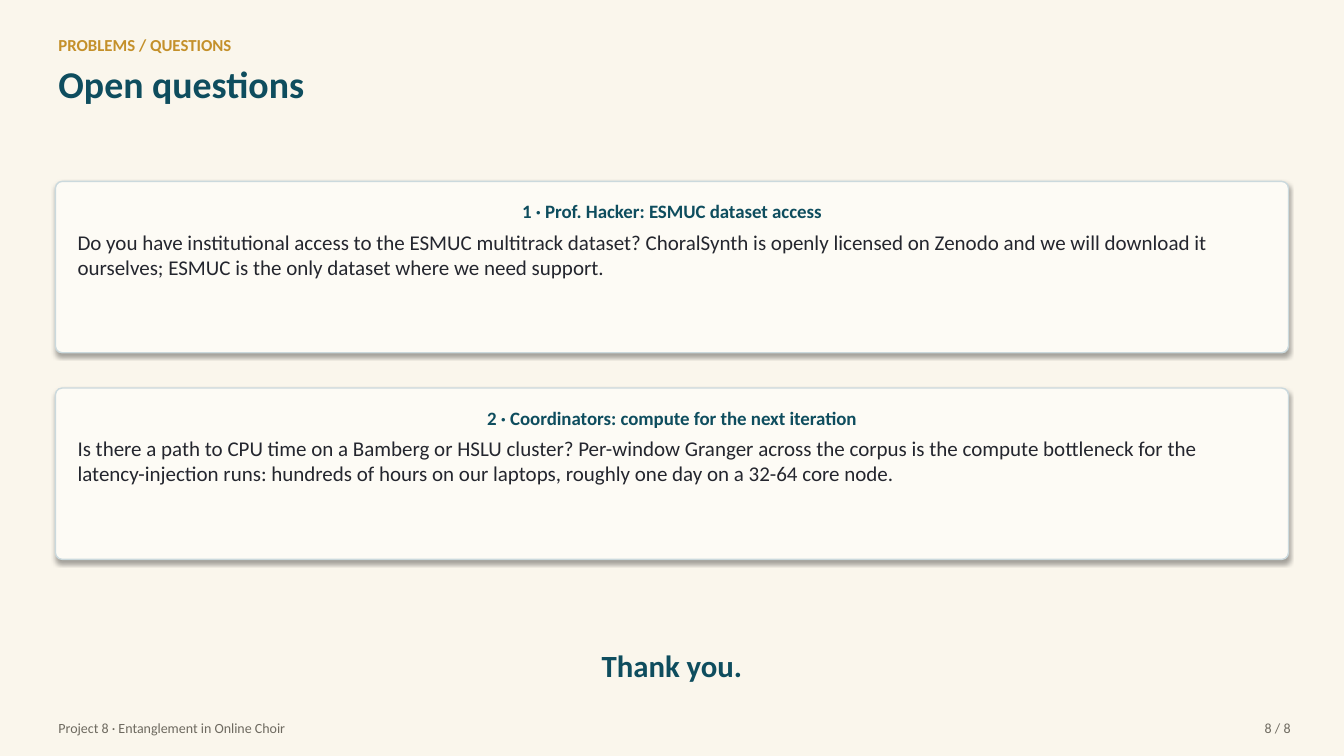
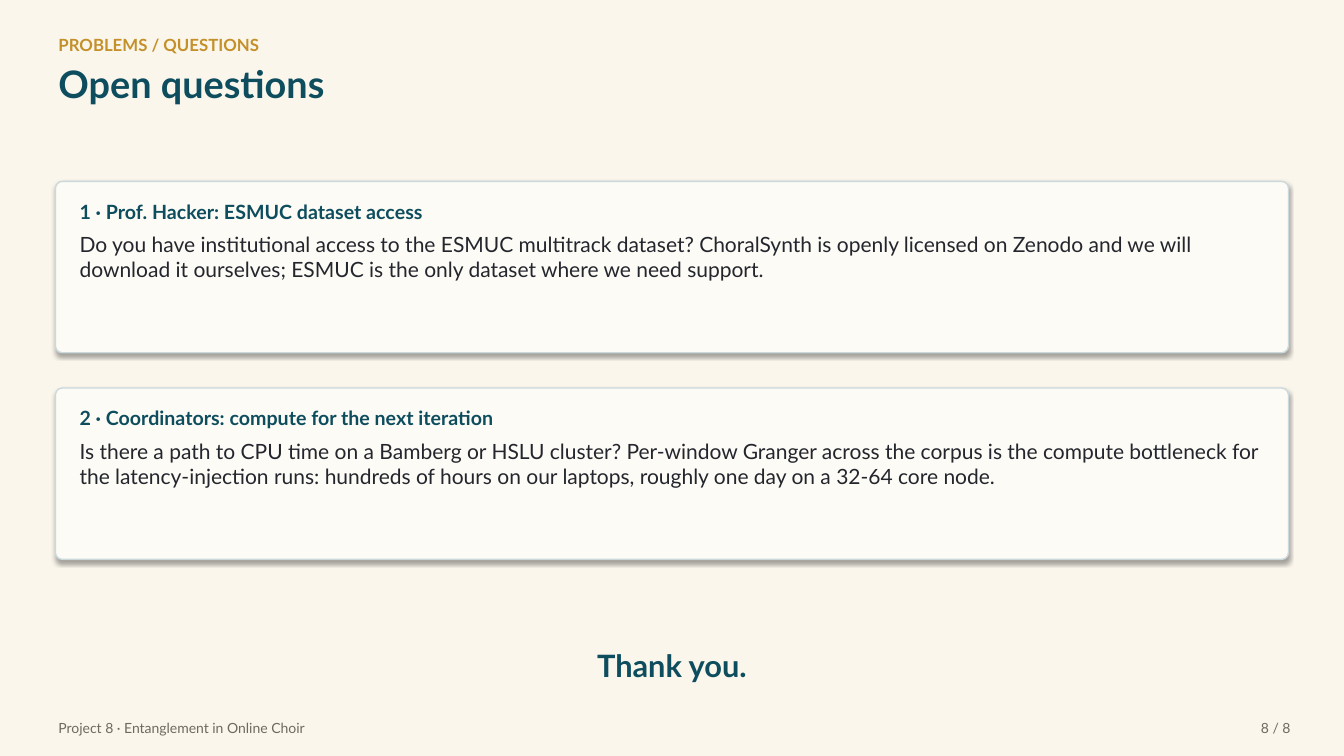
Before and after one commit to Zuraiz270/networked-choir-entanglement, a slide deck: slide 8 of output/jun11_status_meeting_iv.pptx. Drawn at 1344x756 pixels with LibreOffice and Linux fonts; fonts in the diff are those of the drawing. Boxes give left, top, right and bottom in pixels: in the first picture for what was removed or moved away, otherwise in the second. Text is boxed around its words. In the diff, an @@ line names an element or a change of style, - is before the commit and + after.

```diff
--- a/output/jun11_status_meeting_iv.pptx
+++ b/output/jun11_status_meeting_iv.pptx
@@ rounded rectangle "1 · Prof. Hacker: ESMUC ..." at box(55, 181, 1289, 353): size 13.5 to 14 pt in "1 · Prof. Hacker: ESMUC dataset access"; font Calibri to Lato; alignment centre to left; more space between paragraphs @@
@@ rounded rectangle "2 · Coordinators: compute for ..." at box(55, 388, 1289, 560): size 13.5 to 14 pt in "2 · Coordinators: compute for the next ..."; font Calibri to Lato; alignment centre to left; more space between paragraphs @@
@@ font Calibri to Lato in 5 elements at box(58, 38, 259, 54), box(58, 70, 325, 105), box(1261, 723, 1290, 733), box(58, 722, 304, 736), box(597, 654, 747, 682) @@
```
Also in this commit, not shown: 7 other slides changed, 1 other file.
